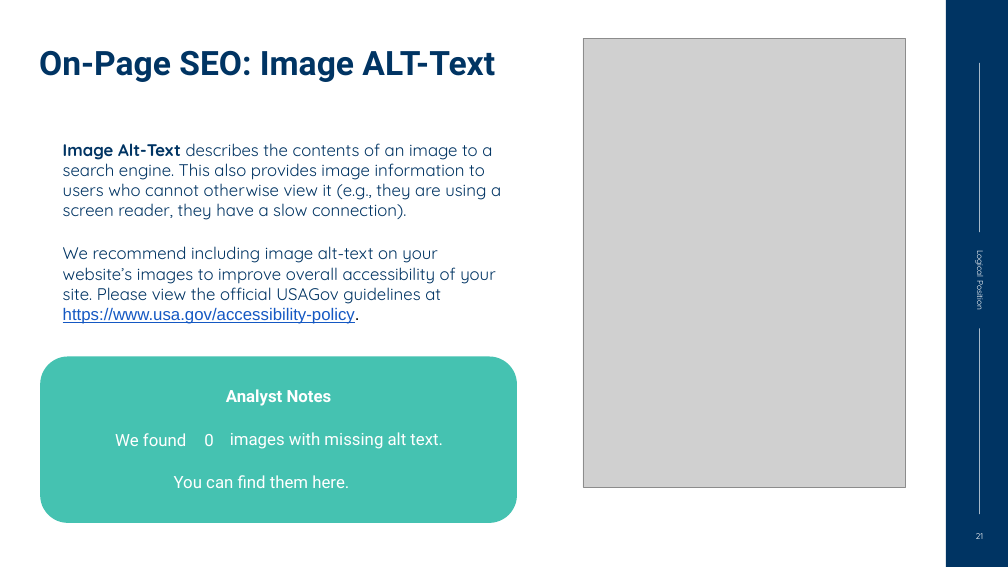
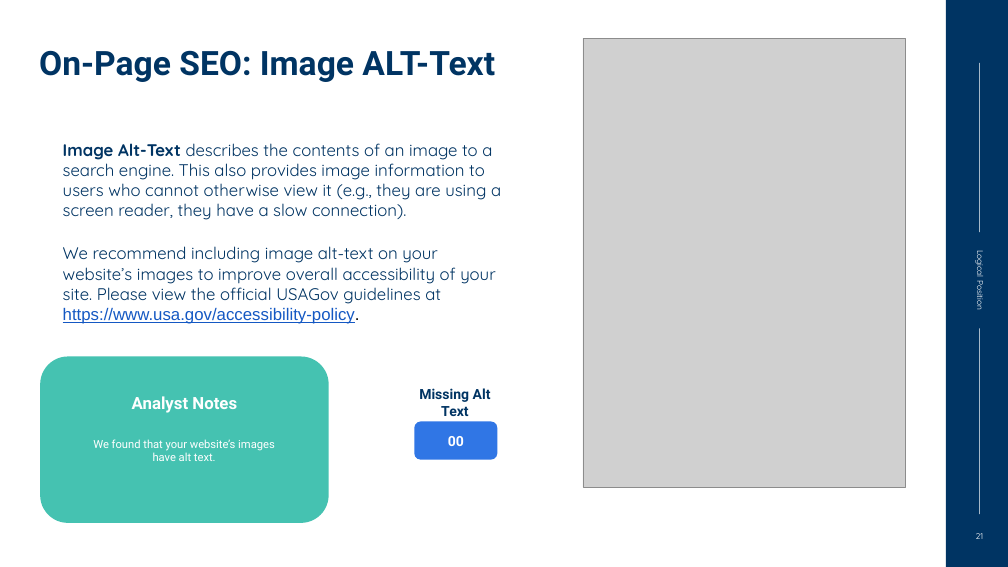
Before and after one commit to Logical-Position/TADAAbot, a slide deck: slide 21 of tadaa/data/pptx/OSR Tech Audit Template.pptx. Drawn at 1008x567 pixels with LibreOffice and Linux fonts; fonts in the diff are those of the drawing; grey boxes stand for pictures; background and template pictures are left out. Boxes give left, top, right and bottom in pixels: in the first picture for what was removed or moved away, otherwise in the second. Text is boxed around its words. In the diff, an @@ line names an element or a change of style, - is before the commit and + after.

Commit message:
sitebulb data in ppt/template updates
sitebulb target files in schema added by slide again, so they have the 'data' type. Updated ppt template with new shapes.

```diff
--- a/tadaa/data/pptx/OSR Tech Audit Template.pptx
+++ b/tadaa/data/pptx/OSR Tech Audit Template.pptx
@@ rounded rectangle: place and size @@
-rounded rectangle at [40, 356, 517, 523]
+rounded rectangle at [40, 356, 329, 523]
@@ text "Analyst Notes": place and size @@
-text "Analyst Notes" at [226, 389, 332, 406]
+text "Analyst Notes" at [132, 396, 237, 413]
@@ text at [419, 388, 491, 416]: text changed; size 24 to 20 pt; text colour #FFFFFF to #003463; bold on @@
-images with missing alt text.
+Missing Alt Text
@@ text added at [93, 439, 275, 461], 16 pt, text #FFFFFF @@
+We found that your website’s images have alt text.
@@ text removed at [115, 433, 186, 446] @@
-We found
@@ text removed at [204, 434, 213, 446] @@
-0
@@ rounded rectangle added at [414, 421, 497, 460], fill #3076E5 @@
@@ text added at [448, 436, 464, 446], 20 pt, text #FFFFFF, bold @@
+00
@@ text removed at [174, 475, 349, 488] @@
-You can find them here.
```
Also in this commit, not shown: 8 other slides changed, 2 other files.
